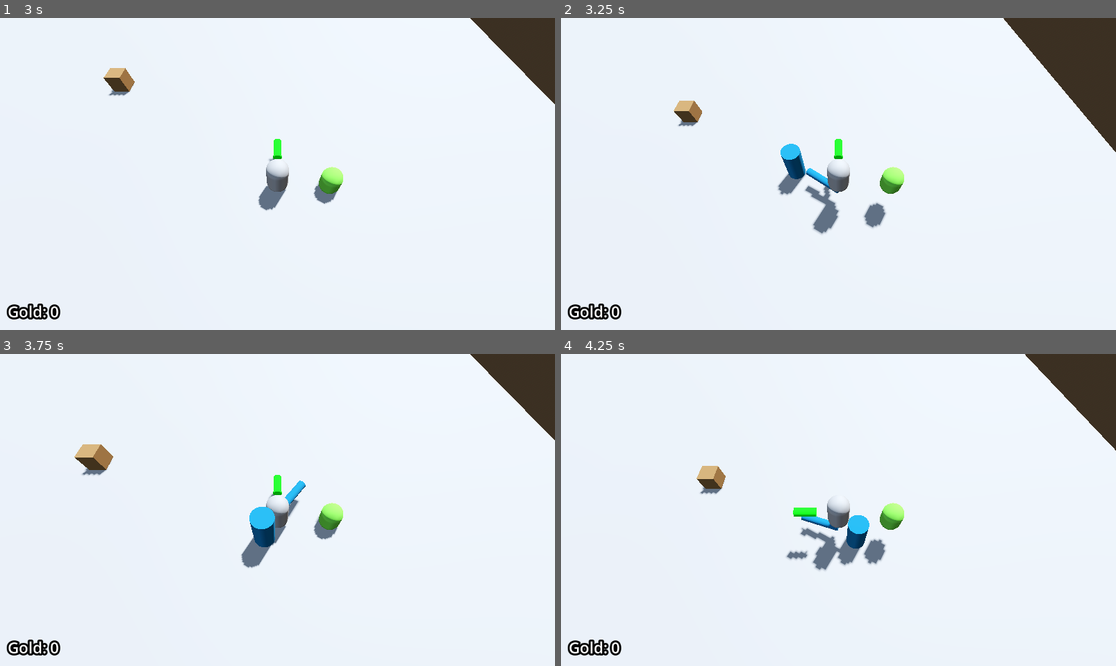
Above: before the commit, frames 1-4 (two rows, left to right).
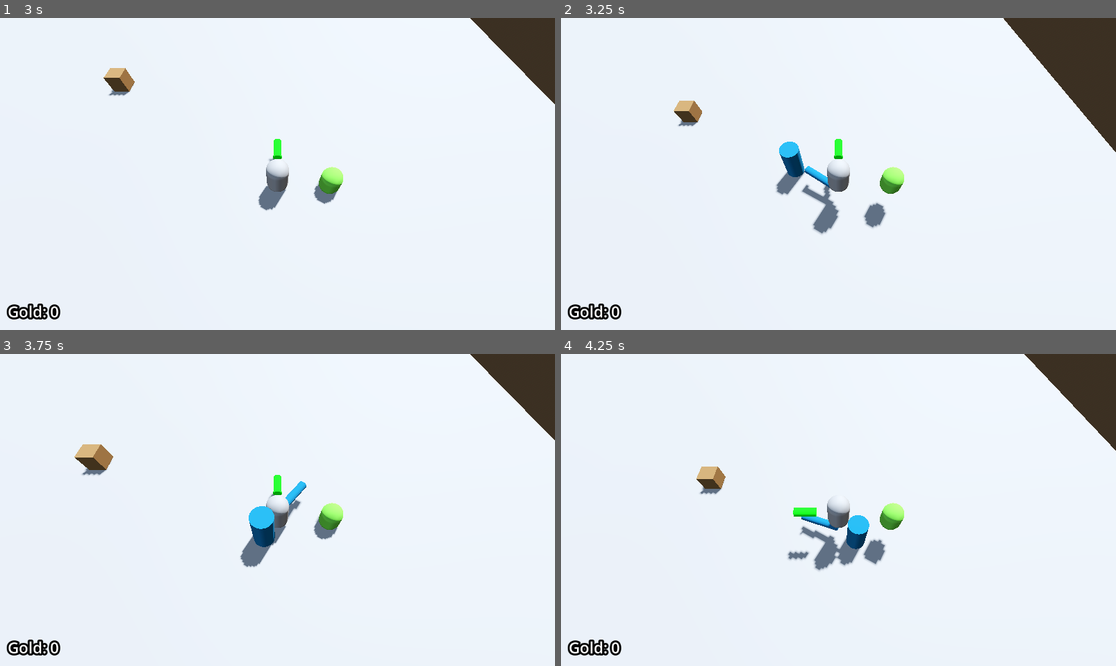
Above: after the commit, the same moments.

Repository: Ra-vanTech/ProjectBoozeArmy
Game: Godot game, scene res://Escena1_BoozeArmy.tscn
The game is run twice, just before and just after one commit, with the same random seed, the same clock (stepped at 60 frames per second) and the same inputs.
Inputs (mouse positions are in pixels of both pictures, inside the frame that each line leads up to):
- Up to frame 1 (3 s): tap Enter at 0.5 s; move the mouse to (399, 158) at 0.52 s; hold D (move_right) 0.53-1.28 s; tap Q (despawn_dwarf) at 0.6, 2.85 s; tap Space (jump) at 0.77, 1.52 s; move the mouse to (166, 189) at 1.27 s; hold S (move_back) 1.28-2.03 s; right-click (166, 189) at 1.35 s; move the mouse to (333, 105) at 2.02 s; hold D (move_right) 2.03-2.78 s; tap E (spawn_dwarf) at 2.1 s; move the mouse to (249, 236) at 2.77 s; hold W (move_forward) from 2.78 s (still down)
- Up to frame 2 (3.25 s): keep holding W (move_forward); tap Space (jump) at 3.02 s
- Up to frame 3 (3.75 s): move the mouse to (444, 556) at 3.52 s; release W (move_forward) at 3.53 s; hold A (move_left) from 3.53 s (still down); right-click (444, 556) at 3.6 s
- Up to frame 4 (4.25 s): keep holding A (move_left); tap Space (jump) at 3.77 s

Frame 1 is identical in both runs. In frame 2, 0.3% of the frame differs, in the area x 38-51%, y 39-61%; in frame 3, 0.1%; in frame 4, 0.2%.

Commit message:
[feat] Implementación parcial de la máquina de estado
Apenasme acordé que existe el %, voy a refactorizar todo eso en los
estados del jugador

Diff:
--- a/entities/enemies/non_static/base/Enemy.gd
+++ b/entities/enemies/non_static/base/Enemy.gd
@@ -3,11 +3,11 @@
 
 @export var health: float = 100.0
 @export var COINS_DROPPED: int = 25
-@export var state_machine: StateMachine
 
 @onready var hit_box_component: HitBoxComponent = %HitBoxComponent
 @onready var movement_component: MovementComponent = %MovementComponent
 @onready var seeking_component: SeekingComponent = %SeekingComponent
+@onready var state_machine: StateMachine = %StateMachine
 
 
 func _ready() -> void:
@@ -16,9 +16,7 @@
 
 
 func _process(delta: float) -> void:
-	seeking_component.tick()
-	movement_component.direction = seeking_component.direction
-	movement_component.tick(delta)
+	state_machine.tick(delta)
 
 
 func damage(attack: Attack) -> void:
--- a/entities/enemies/non_static/enemy_1/scenes/enemy_1.tscn
+++ b/entities/enemies/non_static/enemy_1/scenes/enemy_1.tscn
@@ -4,8 +4,12 @@
 [ext_resource type="Script" uid="uid://iin3yxgmowr1" path="res://entities/shared_components/HealthComponent.gd" id="2_ddkwl"]
 [ext_resource type="Script" uid="uid://b6kx01a4fiy0q" path="res://core/managers/state/state_machine.gd" id="2_xg3t2"]
 [ext_resource type="Script" uid="uid://ccuyrq1cbmgww" path="res://entities/shared_components/HitBoxComponent.gd" id="3_xg3t2"]
+[ext_resource type="Script" uid="uid://8gukc77why1y" path="res://entities/enemies/states/enemy_idle.gd" id="3_ywnua"]
+[ext_resource type="Script" uid="uid://bwex8x03l64sl" path="res://entities/enemies/states/enemy_moving.gd" id="4_f4cja"]
 [ext_resource type="Script" uid="uid://cet3rr2bu208v" path="res://entities/shared_components/MovementComponent.gd" id="4_ywnua"]
+[ext_resource type="Script" uid="uid://c6ub3j2g3x37e" path="res://entities/enemies/states/enemy_attacking.gd" id="5_55j6w"]
 [ext_resource type="Script" uid="uid://dqkntqlijjgaq" path="res://entities/enemies/shared/components/SeekingComponent.gd" id="5_ddkwl"]
+[ext_resource type="Script" uid="uid://782jxvlu2xc7" path="res://entities/enemies/states/enemy_dead.gd" id="6_tffy8"]
 
 [sub_resource type="StandardMaterial3D" id="StandardMaterial3D_klafe"]
 albedo_color = Color(0.011437358, 0.39136255, 0.5628932, 1)
@@ -26,9 +30,28 @@
 health = 10.0
 COINS_DROPPED = 100
 
-[node name="StateMachine" type="Node" parent="." unique_id=955776627]
+[node name="StateMachine" type="Node" parent="." unique_id=955776627 node_paths=PackedStringArray("initial_state")]
+unique_name_in_owner = true
 script = ExtResource("2_xg3t2")
+initial_state = NodePath("EnemyIdleState")
 metadata/_custom_type_script = "uid://b6kx01a4fiy0q"
+
+[node name="EnemyIdleState" type="Node" parent="StateMachine" unique_id=1423566870 node_paths=PackedStringArray("body")]
+script = ExtResource("3_ywnua")
+body = NodePath("../..")
+metadata/_custom_type_script = "uid://8gukc77why1y"
+
+[node name="EnemyMovingState" type="Node" parent="StateMachine" unique_id=1963339245]
+script = ExtResource("4_f4cja")
+metadata/_custom_type_script = "uid://bwex8x03l64sl"
+
+[node name="EnemyAttackingState" type="Node" parent="StateMachine" unique_id=1041609991]
+script = ExtResource("5_55j6w")
+metadata/_custom_type_script = "uid://c6ub3j2g3x37e"
+
+[node name="EnemyDeadState" type="Node" parent="StateMachine" unique_id=450953433]
+script = ExtResource("6_tffy8")
+metadata/_custom_type_script = "uid://782jxvlu2xc7"
 
 [node name="MeshInstance3D" type="MeshInstance3D" parent="." unique_id=1757439371]
 mesh = SubResource("CylinderMesh_sryqm")
--- a/entities/enemies/states/enemy_idle.gd
+++ b/entities/enemies/states/enemy_idle.gd
@@ -1,2 +1,22 @@
 class_name EnemyIdleState
 extends State
+
+@export var body: EnemyBase
+
+@onready var input: SeekingComponent = %SeekingComponent
+
+
+func tick(delta: float):
+	input.tick()
+	if not body.is_on_floor():
+		state_machine.change_state("EnemyFallingState")
+	if input.direction.length_squared() > 0.00001:
+		state_machine.change_state("EnemyMovingState")
+
+
+func enter():
+	print("Enemigo en espera")
+
+
+func exit():
+	print("Enemigo saliendo de estado de espera")
--- /dev/null
+++ b/entities/enemies/states/enemy_moving.gd
@@ -0,0 +1,11 @@
+class_name EnemyMovingState
+extends State
+
+@onready var movement: MovementComponent = %MovementComponent
+@onready var input: SeekingComponent = %SeekingComponent
+
+
+func tick(delta: float):
+	input.tick()
+	movement.direction = input.direction
+	movement.tick(delta)
